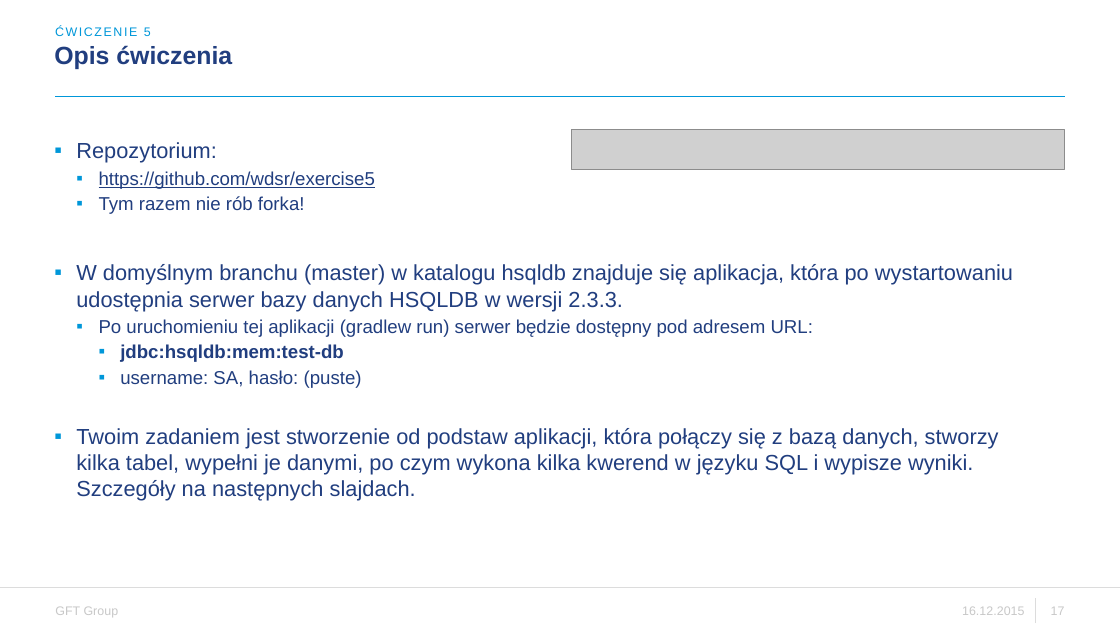
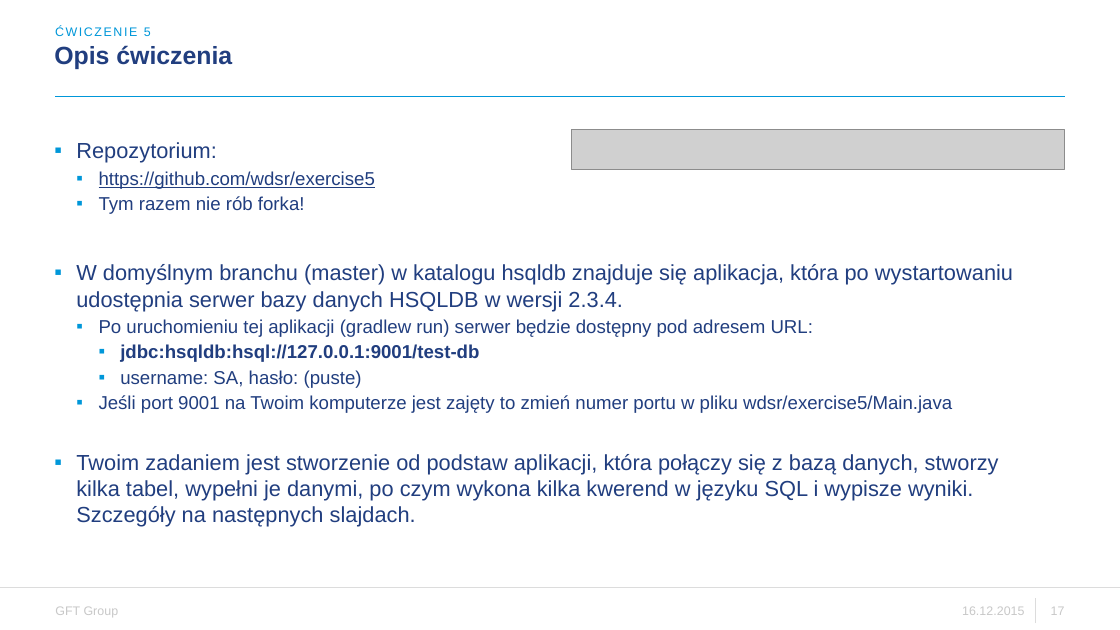
Before and after one commit to wdsr/exercise5, a slide deck: slide 17 of WDSR - ćwiczenie 5.pptx. Drawn at 1120x630 pixels with LibreOffice and Linux fonts; fonts in the diff are those of the drawing; grey boxes stand for pictures; background and template pictures are left out. Boxes give left, top, right and bottom in pixels: in the first picture for what was removed or moved away, otherwise in the second. Text is boxed around its words. In the diff, an @@ line names an element or a change of style, - is before the commit and + after.

Commit message:
HSQLDB version changed to 2.3.4. Added DB server listener port (9001). Changed connection URL in slide deck

```diff
--- a/WDSR - ćwiczenie 5.pptx
+++ b/WDSR - ćwiczenie 5.pptx
@@ text at bbox=[76, 264, 1013, 311]: text changed @@
-▪ W domyślnym branchu (master) w katalogu hsqldb znajduje się aplikacja, która po wystartowaniu udostępnia serwer bazy danych HSQLDB w wersji 2.3.3.
+▪ W domyślnym branchu (master) w katalogu hsqldb znajduje się aplikacja, która po wystartowaniu udostępnia serwer bazy danych HSQLDB w wersji 2.3.4.
@@ text at bbox=[120, 344, 479, 362]: text changed @@
-    ▪ jdbc:hsqldb:mem:test-db
+    ▪ jdbc:hsqldb:hsql://127.0.0.1:9001/test-db
@@ text at bbox=[99, 395, 952, 413]: paragraph added @@
+  ▪ Jeśli port 9001 na Twoim komputerze jest zajęty to zmień numer portu w pliku wdsr/exercise5/Main.java
```
Also in this commit, not shown: 1 other slide changed, 3 other files.
